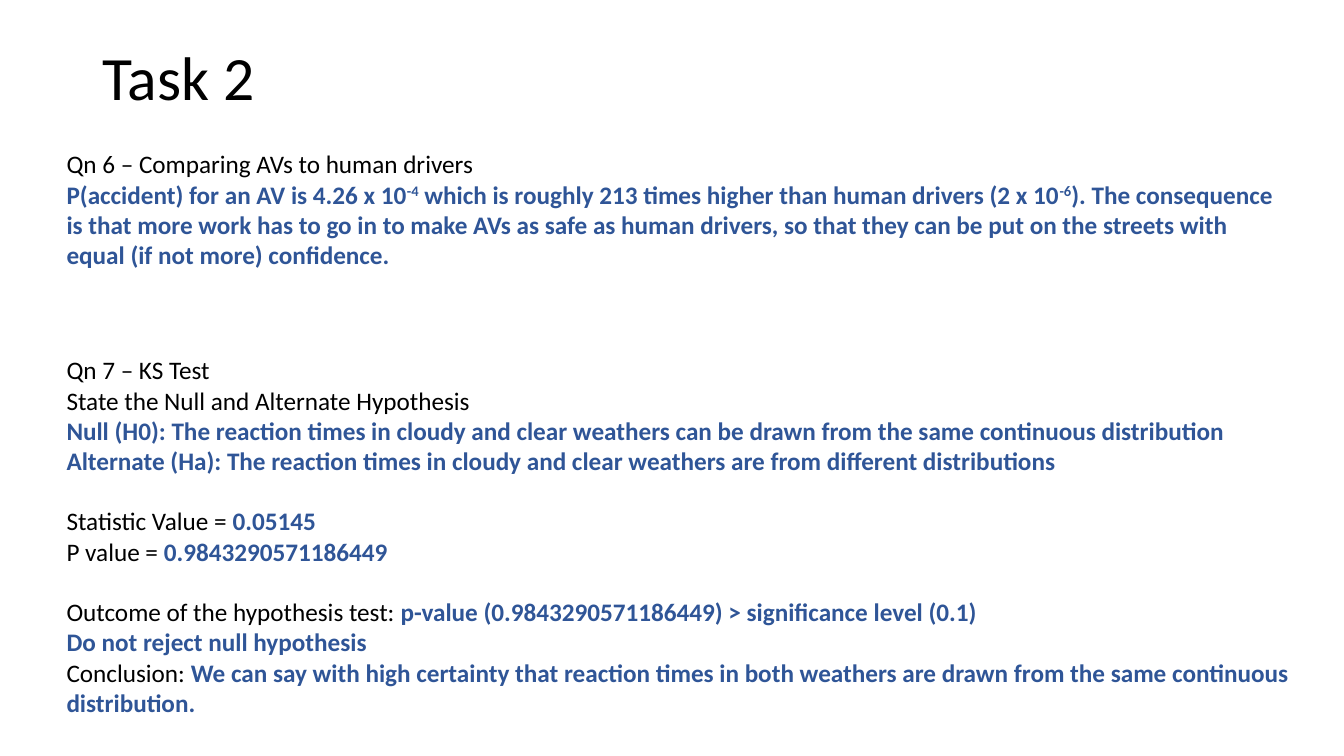
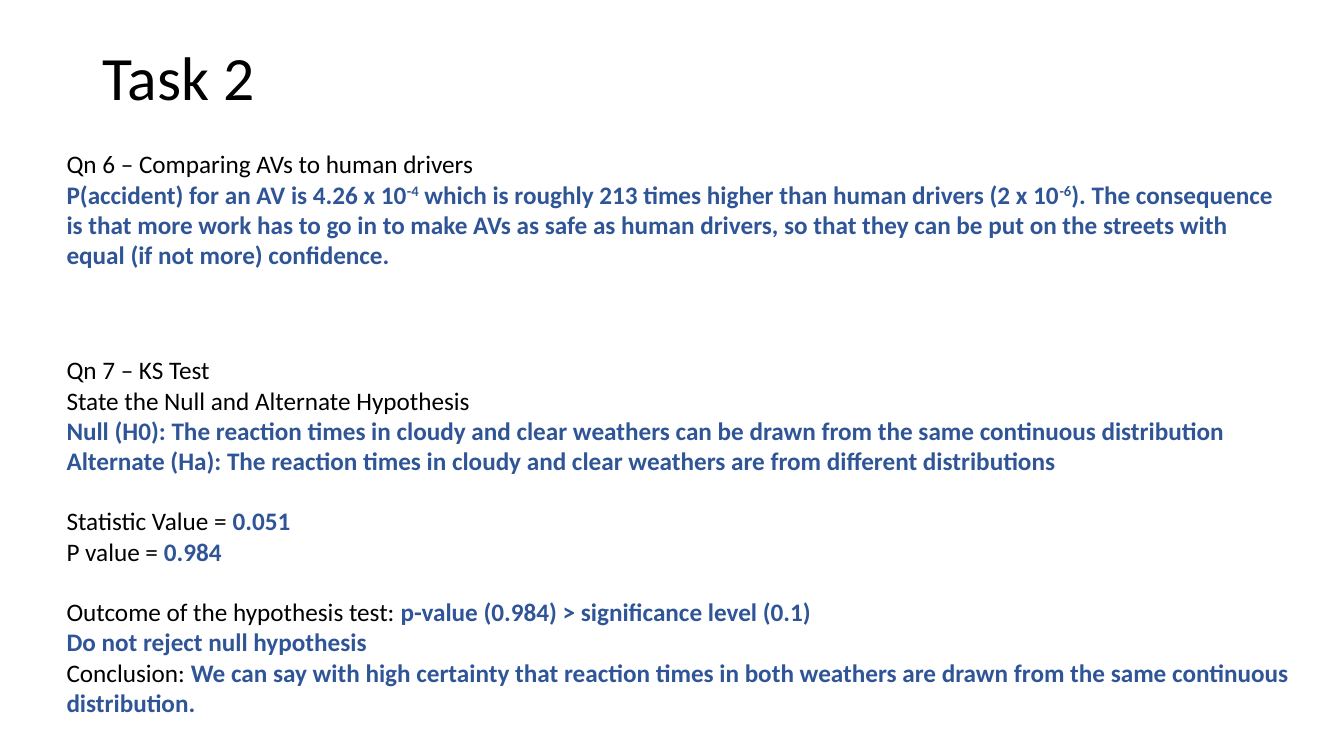
Before and after one commit to gowthamkuntumalla/Safety_in_autonomous_vehicles_MP, a slide deck: slide 7 of somani4_MP1.pptx. Drawn at 1344x756 pixels with LibreOffice and Linux fonts; fonts in the diff are those of the drawing. Boxes give left, top, right and bottom in pixels: in the first picture for what was removed or moved away, otherwise in the second. Text is boxed around its words. In the diff, an @@ line names an element or a change of style, - is before the commit and + after.

```diff
--- a/somani4_MP1.pptx
+++ b/somani4_MP1.pptx
@@ text at (67, 512, 811, 626): text changed; text colour #2F5597 to #000000; bold off @@
-Statistic Value = 0.05145
-P value = 0.9843290571186449
-Outcome of the hypothesis test: p-value (0.9843290571186449) > significance level (0.1)
+Statistic Value = 0.051
+P value = 0.984
+Outcome of the hypothesis test: p-value (0.984) > significance level (0.1)
```
Also in this commit, not shown: 6 other slides changed, 1 slide added, 4 other files.
